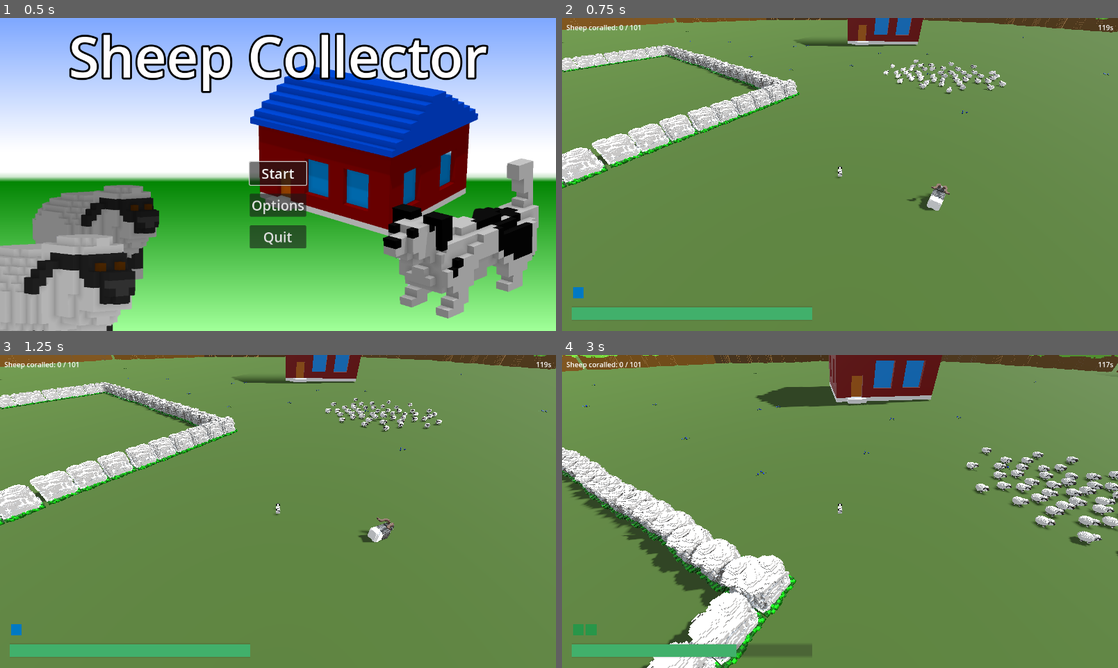
Above: before the commit, frames 1-4 (two rows, left to right).
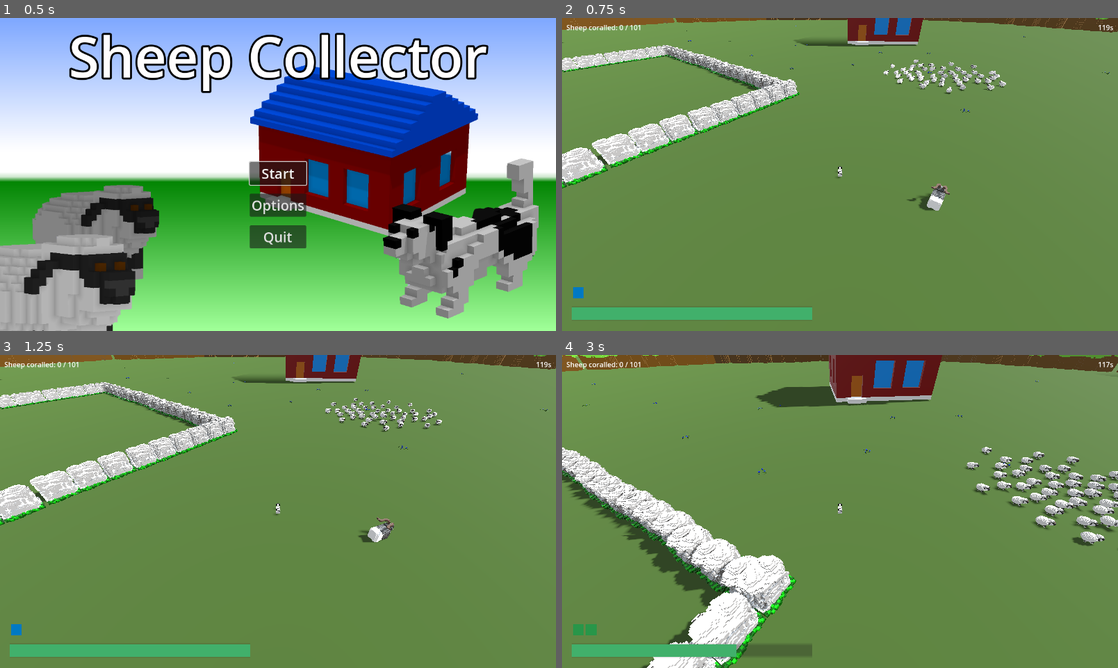
Above: after the commit, the same moments.

Repository: hunttis/ld-58
Game: Godot game, scene res://assets/scenes/master.tscn
The game is run twice, just before and just after one commit, with the same random seed, the same clock (stepped at 60 frames per second) and the same inputs.
Inputs (mouse positions are in pixels of both pictures, inside the frame that each line leads up to):
- Up to frame 1 (0.5 s): no input
- Up to frame 2 (0.75 s): click "Start" at 0.5 s
- Up to frame 3 (1.25 s): no input
- Up to frame 4 (3 s): move the mouse to (867, 511) at 1.27 s; hold Q (ability_bark) 1.28-2.03 s; hold W (move_forward) from 1.28 s (still down); move the mouse to (812, 511) at 2.02 s; tap Space (ability_dash) at 2.1 s; move the mouse to (851, 505) at 2.77 s; hold E (ability_sprint) from 2.78 s (still down)

Frame 1 is identical in both runs. In frame 2, less than 0.1% of the frame differs, in the area x 22-99%, y 2-31%; in frame 3, less than 0.1%; in frame 4, 1.7%, in the area x 3-100%, y 5-65%.

Commit message:
move flowers under node

Diff:
--- a/assets/scenes/game.tscn
+++ b/assets/scenes/game.tscn
@@ -377,130 +377,130 @@
 [node name="Flowers" type="Node3D" parent="."]
 transform = Transform3D(1, 0, 0, 0, 1, 0, 0, 0, 1, 0.19251442, 0.25925064, -0.110435486)
 
-[node name="Flowers2" parent="." instance=ExtResource("8_wfsp4")]
+[node name="Flowers2" parent="Flowers" instance=ExtResource("8_wfsp4")]
 transform = Transform3D(1, 0, 0, 0, 1, 0, 0, 0, 1, -111.92364, 0.2903993, 86.98726)
 
-[node name="Flowers3" parent="." instance=ExtResource("8_wfsp4")]
+[node name="Flowers3" parent="Flowers" instance=ExtResource("8_wfsp4")]
 transform = Transform3D(1, 0, 0, 0, 1, 0, 0, 0, 1, -82.241005, 0.2903993, 46.81192)
 
-[node name="Flowers4" parent="." instance=ExtResource("8_wfsp4")]
+[node name="Flowers4" parent="Flowers" instance=ExtResource("8_wfsp4")]
 transform = Transform3D(1, 0, 0, 0, 1, 0, 0, 0, 1, -17.436346, 0.2903993, 115.5772)
 
-[node name="Flowers5" parent="." instance=ExtResource("8_wfsp4")]
+[node name="Flowers5" parent="Flowers" instance=ExtResource("8_wfsp4")]
 transform = Transform3D(1, 0, 0, 0, 1, 0, 0, 0, 1, -50.928352, 0.2903993, 95.96693)
 
-[node name="Flowers6" parent="." instance=ExtResource("8_wfsp4")]
+[node name="Flowers6" parent="Flowers" instance=ExtResource("8_wfsp4")]
 transform = Transform3D(1, 0, 0, 0, 1, 0, 0, 0, 1, -127.865746, 0.2903993, 54.98674)
 
-[node name="Flowers7" parent="." instance=ExtResource("8_wfsp4")]
+[node name="Flowers7" parent="Flowers" instance=ExtResource("8_wfsp4")]
 transform = Transform3D(1, 0, 0, 0, 1, 0, 0, 0, 1, -96.36958, 0.2903993, 0.6614075)
 
-[node name="Flowers8" parent="." instance=ExtResource("8_wfsp4")]
+[node name="Flowers8" parent="Flowers" instance=ExtResource("8_wfsp4")]
 transform = Transform3D(1, 0, 0, 0, 1, 0, 0, 0, 1, -164.50777, 0.2903993, 21.089983)
 
-[node name="Flowers9" parent="." instance=ExtResource("8_wfsp4")]
+[node name="Flowers9" parent="Flowers" instance=ExtResource("8_wfsp4")]
 transform = Transform3D(1, 0, 0, 0, 1, 0, 0, 0, 1, -99.75508, 0.2903993, -45.73026)
 
-[node name="Flowers10" parent="." instance=ExtResource("8_wfsp4")]
+[node name="Flowers10" parent="Flowers" instance=ExtResource("8_wfsp4")]
 transform = Transform3D(1, 0, 0, 0, 1, 0, 0, 0, 1, -81.78658, 0.29040313, -115.80096)
 
-[node name="Flowers11" parent="." instance=ExtResource("8_wfsp4")]
+[node name="Flowers11" parent="Flowers" instance=ExtResource("8_wfsp4")]
 transform = Transform3D(1, 0, 0, 0, 1, 0, 0, 0, 1, -138.61044, 0.29040313, -67.513916)
 
-[node name="Flowers12" parent="." instance=ExtResource("8_wfsp4")]
+[node name="Flowers12" parent="Flowers" instance=ExtResource("8_wfsp4")]
 transform = Transform3D(1, 0, 0, 0, 1, 0, 0, 0, 1, -133.99553, 0.2903955, -98.866875)
 
-[node name="Flowers13" parent="." instance=ExtResource("8_wfsp4")]
+[node name="Flowers13" parent="Flowers" instance=ExtResource("8_wfsp4")]
 transform = Transform3D(1, 0, 0, 0, 1, 0, 0, 0, 1, -63.009003, 0.2903993, -83.92933)
 
-[node name="Flowers14" parent="." instance=ExtResource("8_wfsp4")]
+[node name="Flowers14" parent="Flowers" instance=ExtResource("8_wfsp4")]
 transform = Transform3D(1, 0, 0, 0, 1, 0, 0, 0, 1, -27.084417, 0.2903993, -135.36136)
 
-[node name="Flowers15" parent="." instance=ExtResource("8_wfsp4")]
+[node name="Flowers15" parent="Flowers" instance=ExtResource("8_wfsp4")]
 transform = Transform3D(1, 0, 0, 0, 1, 0, 0, 0, 1, -17.252302, 0.2903993, -73.46119)
 
-[node name="Flowers16" parent="." instance=ExtResource("8_wfsp4")]
+[node name="Flowers16" parent="Flowers" instance=ExtResource("8_wfsp4")]
 transform = Transform3D(1, 0, 0, 0, 1, 0, 0, 0, 1, -12.8945675, 0.29040313, -41.515285)
 
-[node name="Flowers17" parent="." instance=ExtResource("8_wfsp4")]
+[node name="Flowers17" parent="Flowers" instance=ExtResource("8_wfsp4")]
 transform = Transform3D(1, 0, 0, 0, 1, 0, 0, 0, 1, 13.291346, 0.29040313, -61.179855)
 
-[node name="Flowers18" parent="." instance=ExtResource("8_wfsp4")]
+[node name="Flowers18" parent="Flowers" instance=ExtResource("8_wfsp4")]
 transform = Transform3D(1, 0, 0, 0, 1, 0, 0, 0, 1, 28.913328, 0.2903993, -59.781967)
 
-[node name="Flowers19" parent="." instance=ExtResource("8_wfsp4")]
+[node name="Flowers19" parent="Flowers" instance=ExtResource("8_wfsp4")]
 transform = Transform3D(1, 0, 0, 0, 1, 0, 0, 0, 1, 3.2001276, 0.29040313, -45.34003)
 
-[node name="Flowers20" parent="." instance=ExtResource("8_wfsp4")]
+[node name="Flowers20" parent="Flowers" instance=ExtResource("8_wfsp4")]
 transform = Transform3D(1, 0, 0, 0, 1, 0, 0, 0, 1, 21.99779, 0.2903993, -37.645935)
 
-[node name="Flowers21" parent="." instance=ExtResource("8_wfsp4")]
+[node name="Flowers21" parent="Flowers" instance=ExtResource("8_wfsp4")]
 transform = Transform3D(1, 0, 0, 0, 1, 0, 0, 0, 1, 20.800947, 0.2903993, -15.615482)
 
-[node name="Flowers22" parent="." instance=ExtResource("8_wfsp4")]
+[node name="Flowers22" parent="Flowers" instance=ExtResource("8_wfsp4")]
 transform = Transform3D(1, 0, 0, 0, 1, 0, 0, 0, 1, 65.8555, 0.2903993, -37.40516)
 
-[node name="Flowers23" parent="." instance=ExtResource("8_wfsp4")]
+[node name="Flowers23" parent="Flowers" instance=ExtResource("8_wfsp4")]
 transform = Transform3D(1, 0, 0, 0, 1, 0, 0, 0, 1, 84.25303, 0.2903993, -94.61184)
 
-[node name="Flowers24" parent="." instance=ExtResource("8_wfsp4")]
+[node name="Flowers24" parent="Flowers" instance=ExtResource("8_wfsp4")]
 transform = Transform3D(1, 0, 0, 0, 1, 0, 0, 0, 1, 111.90977, 0.2903993, -40.662262)
 
-[node name="Flowers25" parent="." instance=ExtResource("8_wfsp4")]
+[node name="Flowers25" parent="Flowers" instance=ExtResource("8_wfsp4")]
 transform = Transform3D(1, 0, 0, 0, 1, 0, 0, 0, 1, 57.066017, 0.2903993, 17.570728)
 
-[node name="Flowers26" parent="." instance=ExtResource("8_wfsp4")]
+[node name="Flowers26" parent="Flowers" instance=ExtResource("8_wfsp4")]
 transform = Transform3D(1, 0, 0, 0, 1, 0, 0, 0, 1, 14.180445, 0.2903993, 54.643925)
 
-[node name="Flowers27" parent="." instance=ExtResource("8_wfsp4")]
+[node name="Flowers27" parent="Flowers" instance=ExtResource("8_wfsp4")]
 transform = Transform3D(1, 0, 0, 0, 1, 0, 0, 0, 1, 58.66491, 0.2903993, 109.42183)
 
-[node name="Flowers28" parent="." instance=ExtResource("8_wfsp4")]
+[node name="Flowers28" parent="Flowers" instance=ExtResource("8_wfsp4")]
 transform = Transform3D(1, 0, 0, 0, 1, 0, 0, 0, 1, 8.677746, 0.2903993, 146.7669)
 
-[node name="Flowers29" parent="." instance=ExtResource("8_wfsp4")]
+[node name="Flowers29" parent="Flowers" instance=ExtResource("8_wfsp4")]
 transform = Transform3D(1, 0, 0, 0, 1, 0, 0, 0, 1, -38.090446, 0.2903993, 92.05527)
 
-[node name="Flowers30" parent="." instance=ExtResource("8_wfsp4")]
+[node name="Flowers30" parent="Flowers" instance=ExtResource("8_wfsp4")]
 transform = Transform3D(1, 0, 0, 0, 1, 0, 0, 0, 1, 141.38075, 0.2903993, 110.163376)
 
-[node name="Flowers31" parent="." instance=ExtResource("8_wfsp4")]
+[node name="Flowers31" parent="Flowers" instance=ExtResource("8_wfsp4")]
 transform = Transform3D(1, 0, 0, 0, 1, 0, 0, 0, 1, 99.53975, 0.2903993, 159.15012)
 
-[node name="Flowers32" parent="." instance=ExtResource("8_wfsp4")]
+[node name="Flowers32" parent="Flowers" instance=ExtResource("8_wfsp4")]
 transform = Transform3D(1, 0, 0, 0, 1, 0, 0, 0, 1, 54.62529, 0.2903993, 132.883)
 
-[node name="Flowers33" parent="." instance=ExtResource("8_wfsp4")]
+[node name="Flowers33" parent="Flowers" instance=ExtResource("8_wfsp4")]
 transform = Transform3D(1, 0, 0, 0, 1, 0, 0, 0, 1, 8.922142, 0.2903993, 173.78036)
 
-[node name="Flowers34" parent="." instance=ExtResource("8_wfsp4")]
+[node name="Flowers34" parent="Flowers" instance=ExtResource("8_wfsp4")]
 transform = Transform3D(1, 0, 0, 0, 1, 0, 0, 0, 1, -90.27138, 0.2903993, 114.32541)
 
-[node name="Flowers35" parent="." instance=ExtResource("8_wfsp4")]
+[node name="Flowers35" parent="Flowers" instance=ExtResource("8_wfsp4")]
 transform = Transform3D(1, 0, 0, 0, 1, 0, 0, 0, 1, -62.21293, 0.2903993, 76.16835)
 
-[node name="Flowers36" parent="." instance=ExtResource("8_wfsp4")]
+[node name="Flowers36" parent="Flowers" instance=ExtResource("8_wfsp4")]
 transform = Transform3D(1, 0, 0, 0, 1, 0, 0, 0, 1, -73.84092, 0.2903993, 26.213272)
 
-[node name="Flowers37" parent="." instance=ExtResource("8_wfsp4")]
+[node name="Flowers37" parent="Flowers" instance=ExtResource("8_wfsp4")]
 transform = Transform3D(1, 0, 0, 0, 1, 0, 0, 0, 1, -15.023688, 0.2903993, 130.78824)
 
-[node name="Flowers38" parent="." instance=ExtResource("8_wfsp4")]
+[node name="Flowers38" parent="Flowers" instance=ExtResource("8_wfsp4")]
 transform = Transform3D(1, 0, 0, 0, 1, 0, 0, 0, 1, 18.505384, 0.2903993, 93.27759)
 
-[node name="Flowers39" parent="." instance=ExtResource("8_wfsp4")]
+[node name="Flowers39" parent="Flowers" instance=ExtResource("8_wfsp4")]
 transform = Transform3D(1, 0, 0, 0, 1, 0, 0, 0, 1, 45.60321, 0.2903993, 48.209167)
 
-[node name="Flowers40" parent="." instance=ExtResource("8_wfsp4")]
+[node name="Flowers40" parent="Flowers" instance=ExtResource("8_wfsp4")]
 transform = Transform3D(1, 0, 0, 0, 1, 0, 0, 0, 1, 30.99856, 0.2903993, 29.027962)
 
-[node name="Flowers41" parent="." instance=ExtResource("8_wfsp4")]
+[node name="Flowers41" parent="Flowers" instance=ExtResource("8_wfsp4")]
 transform = Transform3D(1, 0, 0, 0, 1, 0, 0, 0, 1, -28.31592, 0.2903993, -56.37492)
 
-[node name="Flowers42" parent="." instance=ExtResource("8_wfsp4")]
+[node name="Flowers42" parent="Flowers" instance=ExtResource("8_wfsp4")]
 transform = Transform3D(1, 0, 0, 0, 1, 0, 0, 0, 1, -12.659823, 0.2903993, -75.13351)
 
-[node name="Flowers43" parent="." instance=ExtResource("8_wfsp4")]
+[node name="Flowers43" parent="Flowers" instance=ExtResource("8_wfsp4")]
 transform = Transform3D(1, 0, 0, 0, 1, 0, 0, 0, 1, -45.77266, 0.2903993, -82.948906)
 
 [connection signal="level_complete" from="." to="Ui" method="on_level_complete"]
